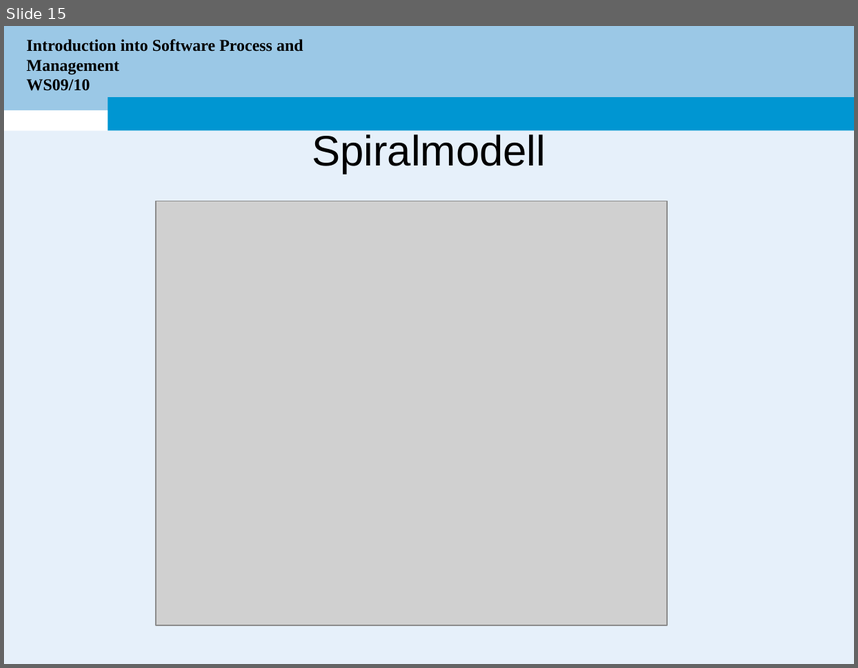
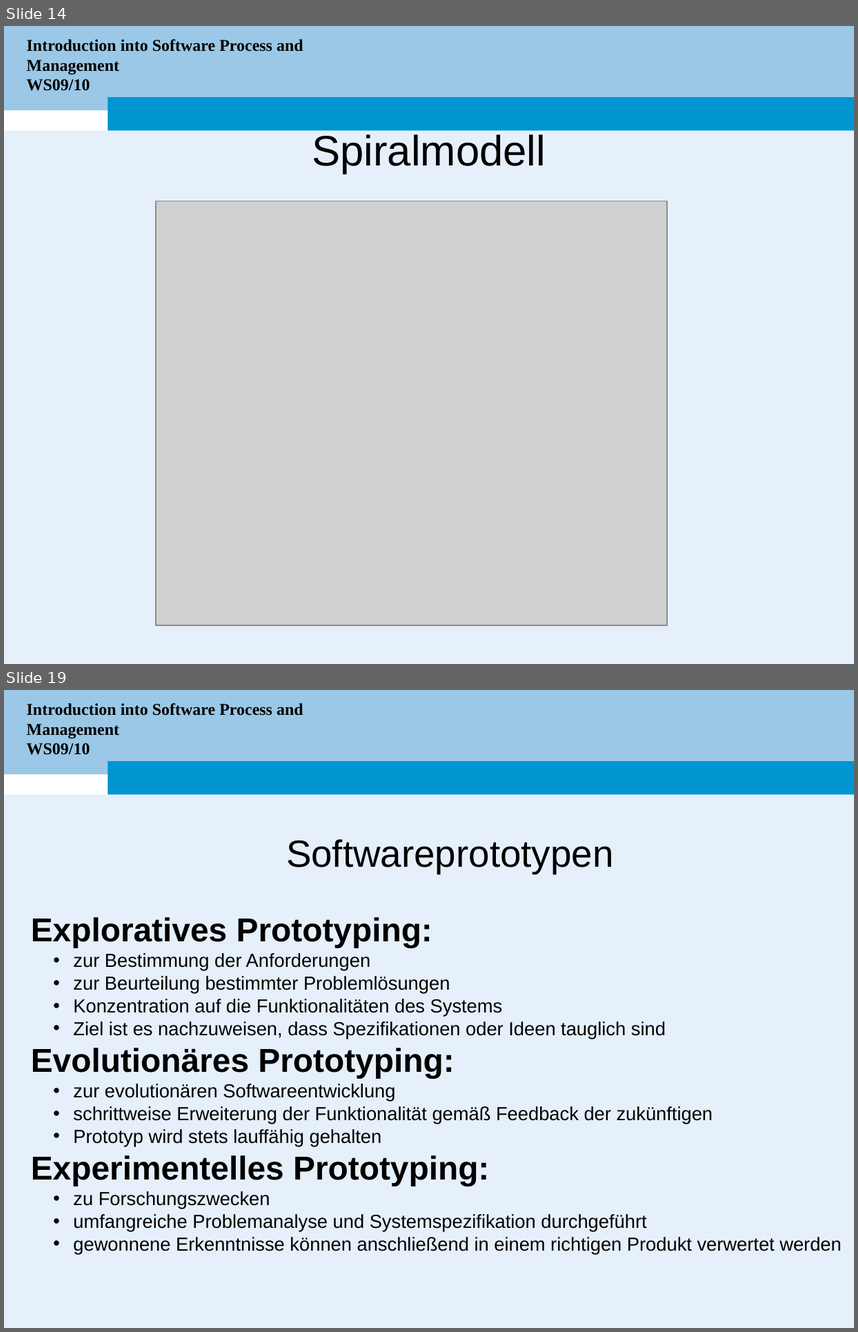
Before and after one commit to electrojit/simeonov, a slide deck: WS10/Bachelor Seminar/Presentaetion/Seminar-Simeonov.ppt. Shown one above the other, each under a label of ours: slide 15 before the commit, slides 14 and 19 after it; the slides between them are not shown. The pictures are 858x668 and 858x1332 pixels, drawn with LibreOffice and Linux fonts; fonts in the diff are those of the drawing; grey boxes stand for pictures; background and template pictures are left out. Boxes give left, top, right and bottom in pixels: in the first picture for what was removed or moved away, otherwise in the second. Text is boxed around its words. In the diff, an @@ line names an element or a change of style, - is before the commit and + after.

```diff
--- a/WS10/Bachelor Seminar/Presentaetion/Seminar-Simeonov.ppt
+++ b/WS10/Bachelor Seminar/Presentaetion/Seminar-Simeonov.ppt
@@ slide 19 added at box(4, 690, 854, 1328), background #FFFFFF; not listed: 3 template elements that a slide beside it also shows @@
@@ title added at box(27, 703, 303, 755), 14 pt, text #000000, bold @@
+Introduction into Software Process and Management
+WS09/10
@@ text added at box(286, 839, 614, 874), 32 pt, text #000000 @@
+  Softwareprototypen
@@ text added at box(31, 917, 842, 1254), 16 pt, text #000000 @@
+Exploratives Prototyping:
+  • zur Bestimmung der Anforderungen
+  • zur Beurteilung bestimmter Problemlösungen
+  • Konzentration auf die Funktionalitäten des Systems
+  • Ziel ist es nachzuweisen, dass Spezifikationen oder Ideen tauglich sind
+Evolutionäres Prototyping:
+  • zur evolutionären Softwareentwicklung
+  • schrittweise Erweiterung der Funktionalität gemäß Feedback der zukünftigen
+  • Prototyp wird stets lauffähig gehalten
+Experimentelles Prototyping:
+  • zu Forschungszwecken
+  • umfangreiche Problemanalyse und Systemspezifikation durchgeführt
+  • gewonnene Erkenntnisse können anschließend in einem richtigen Produkt verwertet werden
@@ what was slide 15 is now slide 14 @@
```
Also in this commit, not shown: 7 slides changed, 4 other slides added, 1 slide removed, 4 other files.
